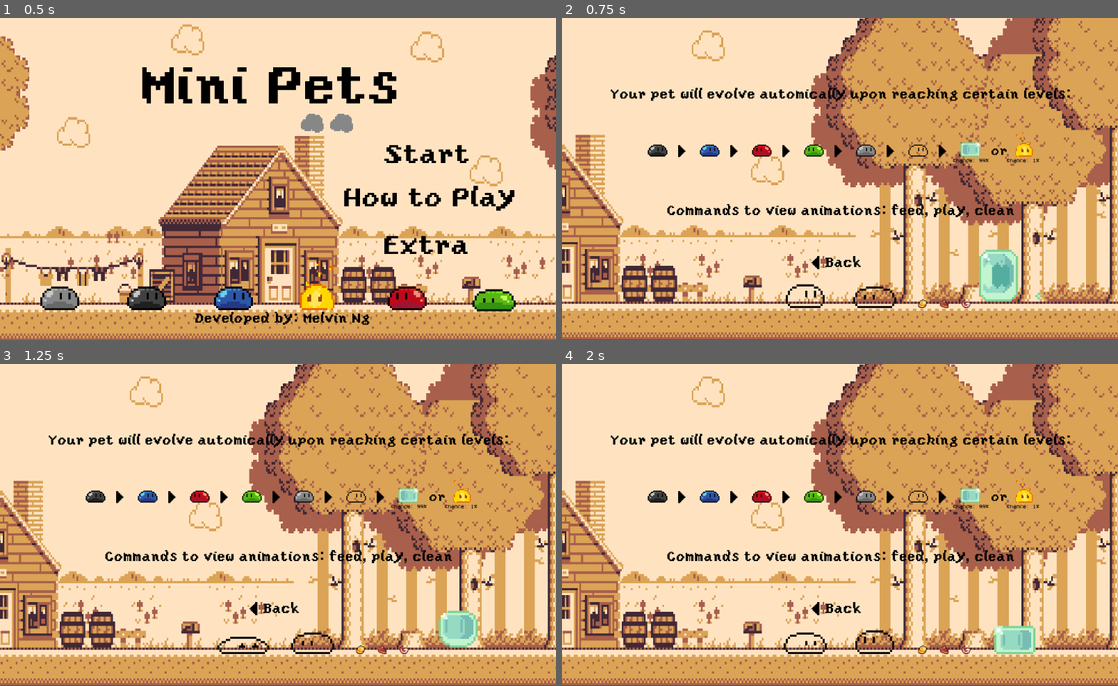
Above: before the commit, frames 1-4 (two rows, left to right).
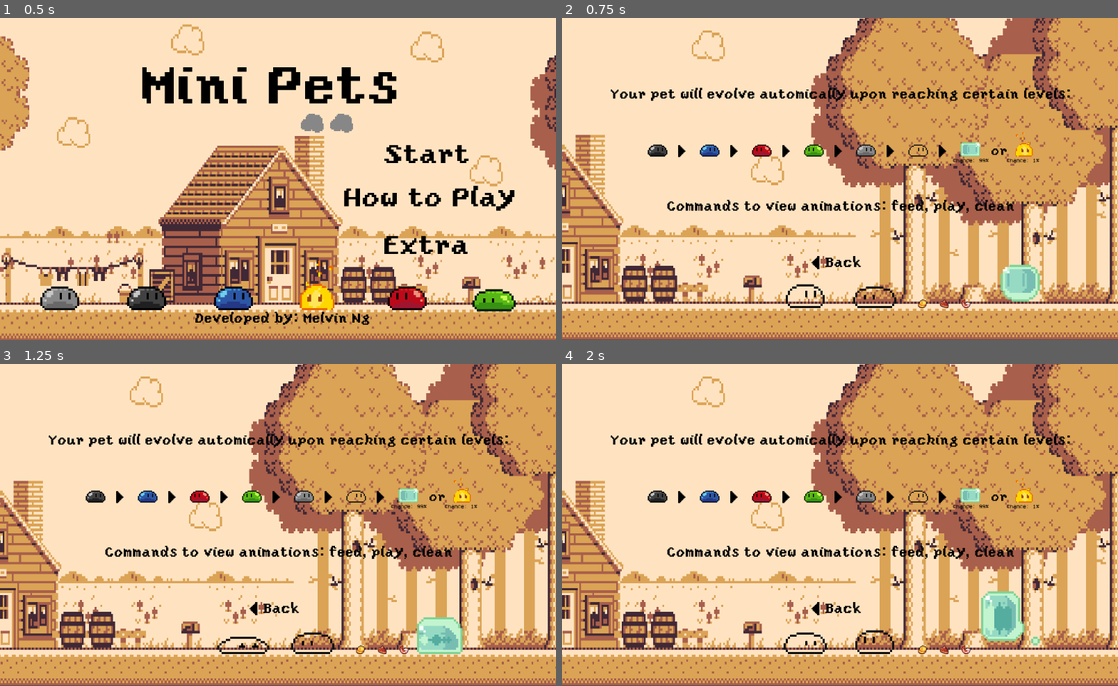
Above: after the commit, the same moments.

Repository: melvincwng/mini-pets
Game: Godot game, scene res://Scenes/MainMenu.tscn
Same seed, same stepped clock (60 frames per second), same inputs: the game is played once before the commit and once after it.
Inputs (mouse positions are in pixels of both pictures, inside the frame that each line leads up to):
- Up to frame 1 (0.5 s): no input
- Up to frame 2 (0.75 s): click "Extra" at 0.5 s
- Up to frame 3 (1.25 s): no input
- Up to frame 4 (2 s): move the mouse to (962, 508) at 1.27 s

Frame 1 is identical in both runs. In frame 2, 2.9% of the frame differs, in the area x 18-87%, y 56-89%; in frame 3, 2.6%; in frame 4, 2.9%.

Commit message:
Adjust position of command text in Extra.tscn

Diff:
--- a/Scenes/Extra.tscn
+++ b/Scenes/Extra.tscn
@@ -252,16 +252,15 @@
 
 [node name="Command Text" type="Label" parent="."]
 margin_left = 192.0
-margin_top = 336.0
+margin_top = 328.0
 margin_right = 833.0
-margin_bottom = 376.0
+margin_bottom = 368.0
 custom_fonts/font = SubResource( 7 )
 custom_colors/font_color = Color( 0, 0, 0, 1 )
 text = "Commands to view animations: feed, play, clean"
 align = 1
 valign = 1
 __meta__ = {
-"_edit_lock_": true,
 "_edit_use_anchors_": false
 }
 
@@ -295,7 +294,7 @@
 scale = Vector2( 4, 4 )
 frames = SubResource( 11 )
 animation = "Idle"
-frame = 4
+frame = 1
 playing = true
 flip_h = true
 __meta__ = {
@@ -306,7 +305,6 @@
 position = Vector2( 192, 472 )
 scale = Vector2( 4, 4 )
 frames = SubResource( 12 )
-frame = 4
 playing = true
 __meta__ = {
 "_edit_lock_": true
